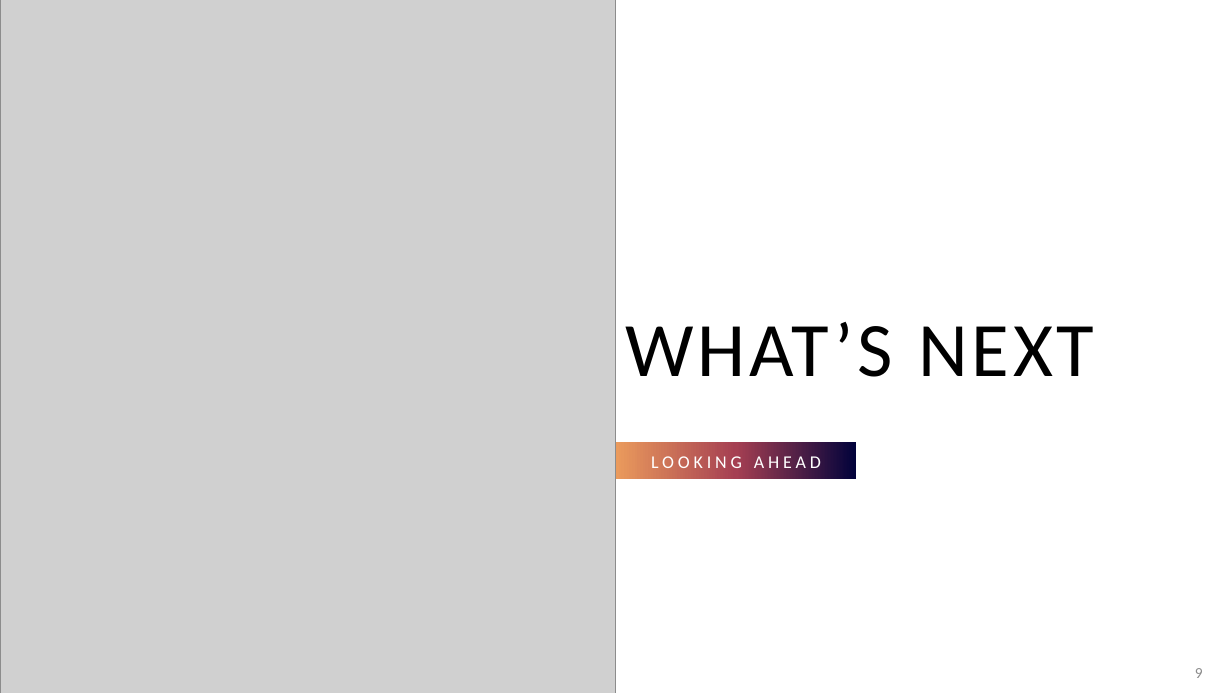
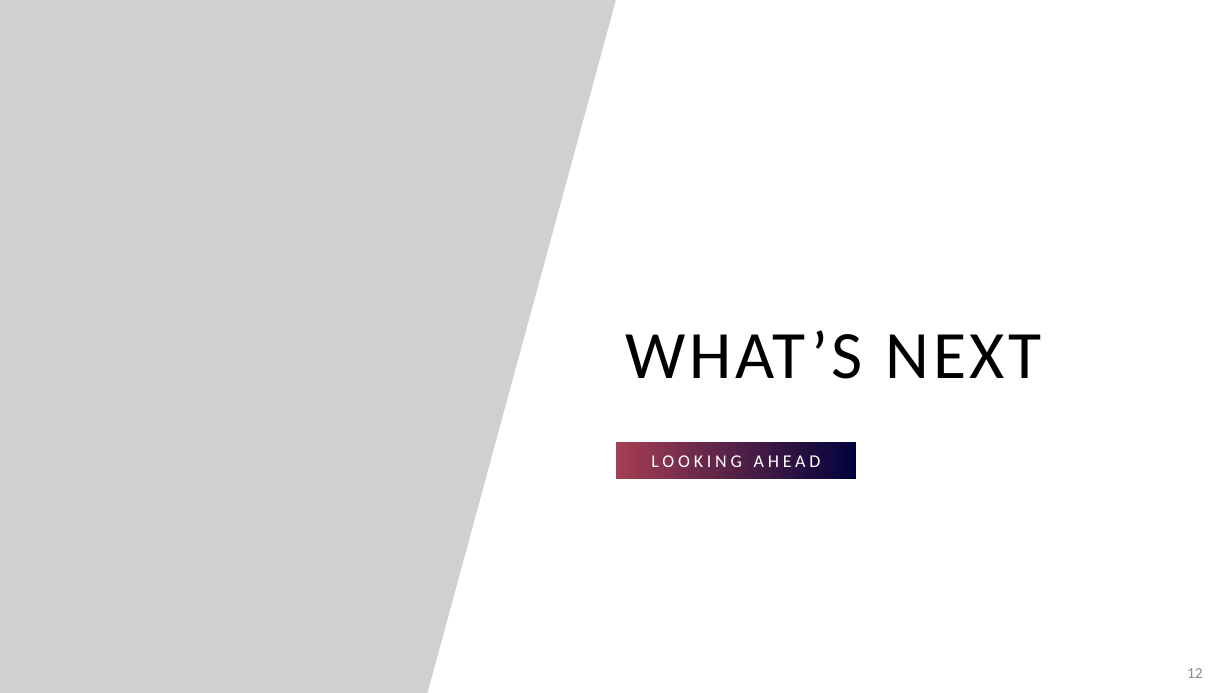
Before and after one commit to marcolongol/bff, a slide deck: slide 12 of API Gateway vs BFF_v0.pptx (slide 9 before the commit). Drawn at 1232x693 pixels with LibreOffice and Linux fonts; fonts in the diff are those of the drawing; grey boxes stand for pictures. Boxes give left, top, right and bottom in pixels: in the first picture for what was removed or moved away, otherwise in the second. Text is boxed around its words. In the diff, an @@ line names an element or a change of style, - is before the commit and + after.

```diff
--- a/API Gateway vs BFF_v0.pptx
+++ b/API Gateway vs BFF_v0.pptx
@@ picture at [0,0,616,693]: outline redrawn @@
@@ title "WHAT’S NEXT" at [625,330,1042,379]: size 60 to 52.8 pt @@
@@ text "LOOKING AHEAD" at [616,443,857,480]: fill gradient #01023B to #A53F52 to #EA9A5C to gradient #01023B to #A53F52 @@
@@ page number at [1187,668,1203,678]: text changed; text colour #8C8C8C to #8B8B8B @@
-9
+12
```
Also in this commit, not shown: 12 other slides changed, 3 slides added.
